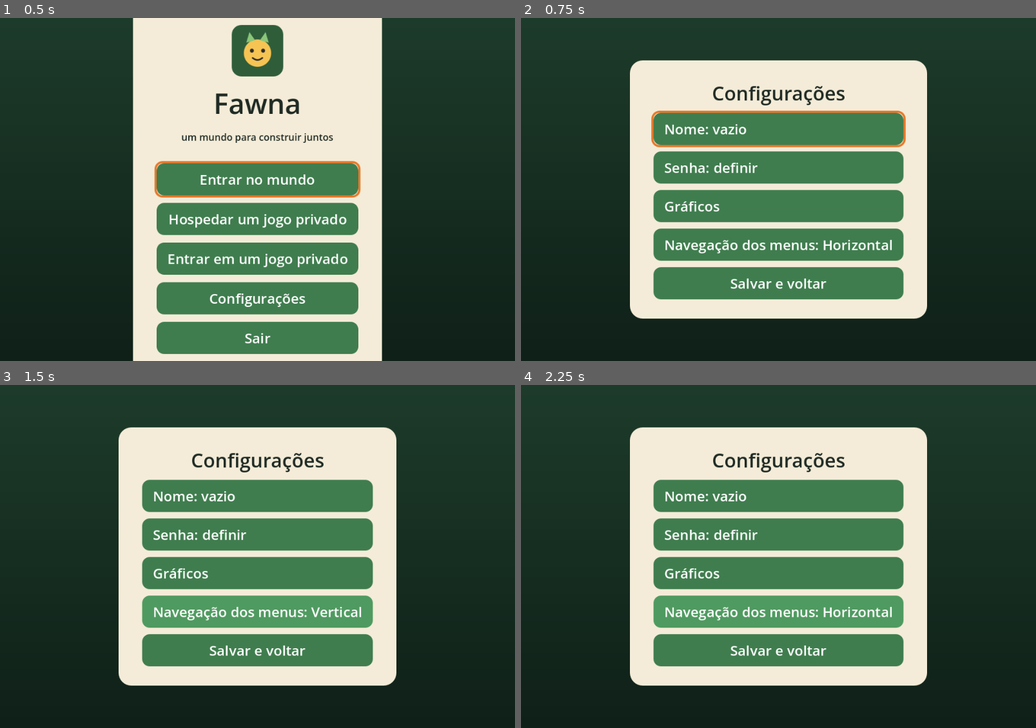
Above: before the commit, frames 1-4 (two rows, left to right).
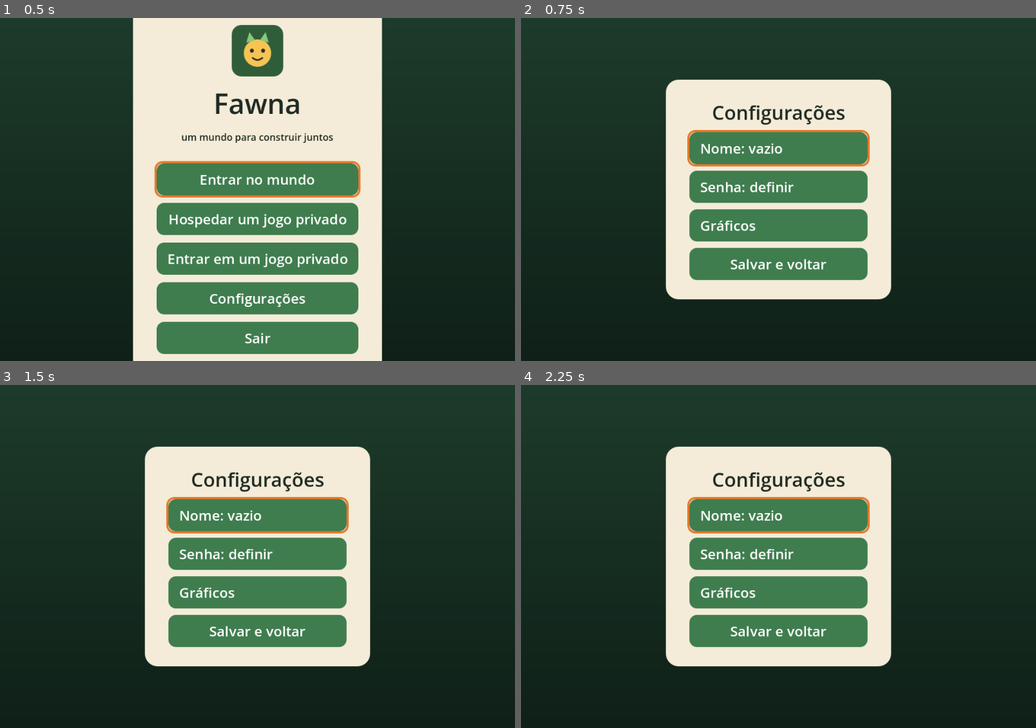
Above: after the commit, the same moments.

Repository: gogabs/fawna
Game: Godot game, scene res://scenes/updater.tscn
Same seed, same stepped clock (60 frames per second), same inputs: the game is played once before the commit and once after it.
Inputs (mouse positions are in pixels of both pictures, inside the frame that each line leads up to):
- Up to frame 1 (0.5 s): no input
- Up to frame 2 (0.75 s): click "Configurações" at 0.5 s
- Up to frame 3 (1.5 s): click (257, 611) at 1.25 s, where only the run before the commit has a clickable "Navegação dos menus: Horizont…"
- Up to frame 4 (2.25 s): click (778, 611) at 2 s, where only the run before the commit has a clickable "Navegação dos menus: Vertical"

Frame 1 is identical in both runs. In frame 2, 30% of the frame differs, in the area x 21-79%, y 12-88%; in frame 3, 29%; in frame 4, 32%.

Commit message:
Menus com navegação vertical fixa: cima/baixo escolhem, direita confirma, esquerda volta
Tira a escolha de orientação das Configurações. Os menus flutuam sobre o
jogo, então só as setas são do menu e o resto fica para o jogo.

Co-Authored-By: Claude Opus 5.5 <noreply@anthropic.com>
Claude-Session: https://claude.ai/code/session_011iJXkmVuVyAM4WHK5QK7ae

Diff:
--- a/autoload/net.gd
+++ b/autoload/net.gd
@@ -32,10 +32,6 @@
 ## VSync desligado por padrão: com ele, o leitor de tela pode receber o foco
 ## com segundos de atraso (ver scenes/main.gd). Escolhido em Opções.
 var vsync := false
-## Navegação dos menus (flutuante, Caminheiro, pilhas, principal e opções).
-## Horizontal (padrão): Esquerda/Direita navegam, Baixo volta, Cima confirma.
-## Vertical: Cima/Baixo navegam, Esquerda volta, Direita confirma.
-var vertical_nav := false
 ## Gráficos desligados: dentro do jogo, para de desenhar (a janela fica parada;
 ## som e fala continuam) e gasta bem menos processador. Escolhido em Opções.
 var graphics_off := false
@@ -90,7 +86,6 @@
 	shadows = config.get_value("video", "sombras", shadows)
 	msaa = config.get_value("video", "antisserrilhamento", msaa)
 	glow = config.get_value("video", "brilho", glow)
-	vertical_nav = config.get_value("controles", "navegacao_vertical", vertical_nav)
 
 
 func save_settings() -> void:
@@ -102,7 +97,6 @@
 	config.set_value("video", "sombras", shadows)
 	config.set_value("video", "antisserrilhamento", msaa)
 	config.set_value("video", "brilho", glow)
-	config.set_value("controles", "navegacao_vertical", vertical_nav)
 	config.save(SETTINGS_PATH)
 
 
--- a/client/floating_menu.gd
+++ b/client/floating_menu.gd
@@ -3,10 +3,8 @@
 ## Menu flutuante das setas, sempre ativo durante o jogo (as setas não
 ## movem a criatura; quem anda é W/A/S/D e quem gira é Q/E).
 ##
-## A orientação das setas é a das opções (Net.vertical_nav, ver MenuNav):
-##   Horizontal (padrão): Esquerda/Direita passam pelas opções do nível
-##     atual, Cima confirma (entra na opção ou executa), Baixo volta um nível
-##   Vertical: Cima/Baixo passam pelas opções, Direita confirma, Esquerda volta
+## Setas (ver MenuNav): Cima/Baixo passam pelas opções do nível atual,
+## Direita confirma (entra na opção ou executa) e Esquerda volta um nível.
 ##
 ## Cada opção é um dicionário com "label" e uma destas chaves:
 ##   "open": Callable que devolve as opções do submenu (Array de opções)
@@ -16,7 +14,7 @@
 ## Opcionais: "close" (com "run": fecha o menu depois, para o fim de um fluxo), "empty" (o que dizer se o submenu vier vazio) e os sons do
 ## submenu, no lugar dos genéricos: "open_sound" (ao entrar, em vez de
 ## "abrir"), "move_sound" (ao passar pelas opções, em vez de "mover") e
-## "close_sound" (ao sair com Baixo, em vez de "fechar").
+## "close_sound" (ao sair com Esquerda, em vez de "fechar").
 ## press() devolve o texto a falar; quem usa o menu (o jogo) fala e toca os
 ## sons de interface.
 
--- a/client/menu_nav.gd
+++ b/client/menu_nav.gd
@@ -1,10 +1,13 @@
 class_name MenuNav
 extends RefCounted
 ## Navegação dos menus por setas, igual em todos (flutuante, Caminheiro,
-## pilhas, principal e opções). A orientação vem de Net.vertical_nav:
+## pilhas, principal e opções). Sempre vertical, como uma árvore de pastas:
 ##
-##   Horizontal (padrão): Esquerda/Direita navegam, Cima confirma, Baixo volta
-##   Vertical:            Cima/Baixo navegam, Direita confirma, Esquerda volta
+##   Cima/Baixo navegam, Direita confirma (ou entra), Esquerda volta
+##
+## Só as setas: os menus flutuam sobre o jogo, que segue rodando, então
+## nenhuma outra tecla (nem Enter) é do menu; todas ficam livres para o jogo.
+## Com gamepad, cabe inteiro no direcional.
 ##
 ## Resultado: "anterior", "proximo", "confirmar" ou "voltar".
 
@@ -14,21 +17,12 @@
 
 
 ## direction: "cima", "baixo", "esquerda" ou "direita".
-static func action(direction: String, vertical: Variant = null) -> String:
-	if vertical == null:
-		vertical = _vertical()
-	if vertical:
-		match direction:
-			"cima": return "anterior"
-			"baixo": return "proximo"
-			"esquerda": return "voltar"
-			"direita": return "confirmar"
-	else:
-		match direction:
-			"esquerda": return "anterior"
-			"direita": return "proximo"
-			"cima": return "confirmar"
-			"baixo": return "voltar"
+static func action(direction: String) -> String:
+	match direction:
+		"cima": return "anterior"
+		"baixo": return "proximo"
+		"esquerda": return "voltar"
+		"direita": return "confirmar"
 	return ""
 
 
@@ -47,18 +41,5 @@
 
 
 ## Como usar as setas, para falar.
-static func help(vertical: Variant = null) -> String:
-	if vertical == null:
-		vertical = _vertical()
-	if vertical:
-		return "Cima e baixo escolhem, seta para a direita confirma e seta para a esquerda volta."
-	return "Esquerda e direita escolhem, seta para cima confirma e seta para baixo volta."
-
-
-## A orientação escolhida nas Opções (Net.vertical_nav). Procurada pela árvore,
-## e não pelo nome do autoload, para os testes que rodam sem os autoloads
-## (godot --script) conseguirem compilar os menus.
-static func _vertical() -> bool:
-	var tree := Engine.get_main_loop() as SceneTree
-	var net: Node = tree.root.get_node_or_null("Net") if tree != null else null
-	return bool(net.get("vertical_nav")) if net != null else false
+static func help() -> String:
+	return "Cima e baixo escolhem, seta para a direita confirma e seta para a esquerda volta."
--- a/client/sound_bank.gd
+++ b/client/sound_bank.gd
@@ -190,7 +190,7 @@
 	return _cache["chime"]
 
 
-## Limite do menu flutuante (Baixo já na raiz): notinha descendente rápida de
+## Limite do menu flutuante (Esquerda já na raiz): notinha descendente rápida de
 ## interface, sem nada de colisão.
 static func ui_limit() -> AudioStreamWAV:
 	if not _cache.has("ui_limit"):
--- a/client/sounds.gd
+++ b/client/sounds.gd
@@ -458,7 +458,7 @@
 	return _pick_first("ui_abrir")
 
 
-## Baixo na raiz do menu: nada mais para voltar. Neutro, de interface.
+## Esquerda na raiz do menu: nada mais para voltar. Neutro, de interface.
 static func ui_limit() -> AudioStream:
 	return _pick_first("ui_limite", SoundBank.ui_limit)
 
--- a/scenes/main.gd
+++ b/scenes/main.gd
@@ -4,8 +4,8 @@
 ## Usa nós nativos do Godot, que o leitor de tela lê sozinho (Godot 4.5+).
 ## Sem leitor de tela, anunciamos o foco com a fala do jogo.
 ##
-## A navegação é só por setas (sem Tab), na orientação escolhida em Opções
-## (ver MenuNav): escolher, confirmar e voltar. As setas são tratadas aqui, não
+## A navegação é só por setas (sem Tab nem Enter), sempre vertical (ver
+## MenuNav): cima e baixo escolhem, direita confirma e esquerda volta. As setas são tratadas aqui, não
 ## pela navegação de foco do Godot, que perdia o foco na primeira opção.
 ## Campos de texto são MenuTextField: na navegação mostram "Nome: valor" e
 ## só abrem o campo de digitar ao confirmar.
@@ -42,7 +42,6 @@
 @onready var shadows_check: CheckButton = %ShadowsCheck
 @onready var msaa_button: Button = %MsaaButton
 @onready var glow_check: CheckButton = %GlowCheck
-@onready var nav_button: Button = %NavButton
 @onready var back_button: Button = %BackButton
 @onready var ui_sound: AudioStreamPlayer = %UiSound
 
@@ -100,10 +99,9 @@
 	shadows_check.toggled.connect(_on_shadows_toggled)
 	msaa_button.pressed.connect(_on_msaa_pressed)
 	glow_check.toggled.connect(_on_glow_toggled)
-	nav_button.pressed.connect(_on_nav_pressed)
-	for control: Control in [connect_button, host_button, join_button, options_button, quit_button, name_field.nav_control(), password_field.nav_control(), ip_field.nav_control(), graphics_button, graphics_back_button, preset_button, vsync_check, shadows_check, msaa_button, glow_check, nav_button, back_button, rescan_button, join_back_button]:
+	for control: Control in [connect_button, host_button, join_button, options_button, quit_button, name_field.nav_control(), password_field.nav_control(), ip_field.nav_control(), graphics_button, graphics_back_button, preset_button, vsync_check, shadows_check, msaa_button, glow_check, back_button, rescan_button, join_back_button]:
 		control.focus_entered.connect(_on_focus.bind(control))
-	for button: Button in [connect_button, host_button, join_button, options_button, quit_button, back_button, nav_button, rescan_button, join_back_button, preset_button, msaa_button, graphics_button, graphics_back_button]:
+	for button: Button in [connect_button, host_button, join_button, options_button, quit_button, back_button, rescan_button, join_back_button, preset_button, msaa_button, graphics_button, graphics_back_button]:
 		button.pressed.connect(_play.bind(Sounds.ui_confirm()))
 
 	_show_main(false)
@@ -260,7 +258,6 @@
 	password_field.value = Net.password
 	vsync_check.set_pressed_no_signal(Net.vsync)
 	_refresh_graphics()
-	_refresh_nav_button()
 	main_page.hide()
 	options_page.show()
 	Speech.say("Configurações.", true)
@@ -333,21 +330,6 @@
 	msaa_button.text = "Antisserrilhamento: %s" % ("Desligado" if Net.msaa == 0 else "%dx" % Net.msaa)
 	shadows_check.set_pressed_no_signal(Net.shadows)
 	glow_check.set_pressed_no_signal(Net.glow)
-
-
-func _on_nav_pressed() -> void:
-	Net.vertical_nav = not Net.vertical_nav
-	_refresh_nav_button()
-	# Aplica na hora, no menu e no jogo; salva ao sair de Opções.
-	Speech.say("Navegação %s. %s" % [_nav_name(), MenuNav.help()])
-
-
-func _nav_name() -> String:
-	return "vertical" if Net.vertical_nav else "horizontal"
-
-
-func _refresh_nav_button() -> void:
-	nav_button.text = "Navegação dos menus: %s" % _nav_name().capitalize()
 
 
 func _say_editing() -> void:
--- a/scenes/main.tscn
+++ b/scenes/main.tscn
@@ -124,12 +124,6 @@
 text = "Gráficos"
 alignment = 0
 
-[node name="NavButton" type="Button" parent="Center/Card/Pages/OptionsPage"]
-unique_name_in_owner = true
-layout_mode = 2
-text = "Navegação dos menus: Horizontal"
-alignment = 0
-
 [node name="BackButton" type="Button" parent="Center/Card/Pages/OptionsPage"]
 unique_name_in_owner = true
 layout_mode = 2
--- a/tests/test_bag.gd
+++ b/tests/test_bag.gd
@@ -90,11 +90,11 @@
 		{"label": "Equipamento", "open": func(): return [], "empty": "mãos livres"},
 	]
 	var menu := FloatingMenu.new(root)
-	_check(menu.press("cima") == "Bolsa. Argila, 2", "cima entra na bolsa")
-	_check(menu.press("cima") == "Argila, 2" and menu.depth() == 2, "item sem ação repete o nome e fica na bolsa")
+	_check(menu.press("direita") == "Bolsa. Argila, 2", "direita entra na bolsa")
+	_check(menu.press("direita") == "Argila, 2" and menu.depth() == 2, "item sem ação repete o nome e fica na bolsa")
+	menu.press("esquerda")
 	menu.press("baixo")
-	menu.press("direita")
-	_check(menu.press("cima") == "Equipamento: mãos livres.", "equipamento vazio diz mãos livres")
+	_check(menu.press("direita") == "Equipamento: mãos livres.", "equipamento vazio diz mãos livres")
 
 
 ## Quando o item em foco some, o foco sobe ao menu pai mais próximo que existe.
@@ -102,9 +102,9 @@
 	var bag := {"madeira_media": 2, "argila": 1}
 	var root := func() -> Array: return [{"label": "Bolsa", "open": func() -> Array: return _bag_menu(bag)}]
 	var menu := FloatingMenu.new(root)
-	menu.press("cima")  # Bolsa
-	menu.press("cima")  # Lenha, ou o item em foco
-	menu.press("cima")  # ações do item
+	menu.press("direita")  # Bolsa
+	menu.press("direita")  # Lenha, ou o item em foco
+	menu.press("direita")  # ações do item
 	_check(menu.depth() == 4, "desceu até as ações (profundidade %d)" % menu.depth())
 	bag.erase("madeira_media")
 	_check(menu.sync() != "" and menu.depth() == 2, "sem o item, o foco volta à bolsa (profundidade %d)" % menu.depth())
--- a/tests/test_caminheiro.gd
+++ b/tests/test_caminheiro.gd
@@ -179,16 +179,16 @@
 				items.append({"label": "Apagar o cristal", "run": func(): lit[0] = false; return "apagou"})
 			return items}]
 	var menu := FloatingMenu.new(root)
-	_check(menu.press("direita") == "Caminheiro", "com uma opção só, a navegação repete o nome")
-	_check(menu.press("cima") == "Caminheiro. Centro", "cima entra no Caminheiro")
+	_check(menu.press("baixo") == "Caminheiro", "com uma opção só, a navegação repete o nome")
+	_check(menu.press("direita") == "Caminheiro. Centro", "direita entra no Caminheiro")
 	_check(menu.depth() == 2, "deveria estar no submenu")
-	_check(menu.press("cima") == "rumo ao Centro" and ran == ["Centro"], "cima no Centro acende o cristal")
+	_check(menu.press("direita") == "rumo ao Centro" and ran == ["Centro"], "direita no Centro acende o cristal")
 	_check(menu.depth() == 2, "depois de executar, o menu continua onde está")
-	_check(menu.press("direita") == "Apagar o cristal, 2 de 2", "aceso, aparece a opção de apagar")
-	_check(menu.press("baixo") == "Caminheiro", "baixo volta")
+	_check(menu.press("baixo") == "Apagar o cristal, 2 de 2", "aceso, aparece a opção de apagar")
+	_check(menu.press("esquerda") == "Caminheiro", "esquerda volta")
 	var limits := [0]
 	menu.sound.connect(func(kind: String): limits[0] += 1 if kind == "limite" else 0)
-	_check(menu.press("baixo") == "" and limits[0] == 1, "baixo no começo só toca o som de limite")
+	_check(menu.press("esquerda") == "" and limits[0] == 1, "esquerda no começo só toca o som de limite")
 
 
 ## Menu Recursos: o cristal leva até o coletável mais próximo de cada tipo,
@@ -251,14 +251,14 @@
 				items.append({"label": "Apagar o cristal", "run": func(): lit[0] = ""; return "apagou"})
 			return items}]
 	var menu := FloatingMenu.new(root)
-	menu.press("cima")
-	menu.press("cima")
 	menu.press("direita")
-	_check(menu.press("cima") == "pedras Pedras" and menu.depth() == 3, "escolher um recurso deixa o foco no lugar")
+	menu.press("direita")
+	menu.press("baixo")
+	_check(menu.press("direita") == "pedras Pedras" and menu.depth() == 3, "escolher um recurso deixa o foco no lugar")
 	_check(menu.current_label() == "Pedras", "o foco continua em Pedras")
-	_check(menu.press("cima") == "pedras " and lit[0] == "", "escolher de novo o mesmo destino apaga")
-	menu.press("cima")
-	_check(menu.press("baixo") == "Recursos, 1 de 2", "voltando, o nível de cima é recarregado com Apagar o cristal")
+	_check(menu.press("direita") == "pedras " and lit[0] == "", "escolher de novo o mesmo destino apaga")
+	menu.press("direita")
+	_check(menu.press("esquerda") == "Recursos, 1 de 2", "voltando, o nível de cima é recarregado com Apagar o cristal")
 
 
 func _test_contract() -> void:
@@ -305,17 +305,17 @@
 	var nouns := func() -> Array:
 		return [{"label": "Vale", "open": adjectives.bind("Vale")}, {"label": "Refúgio", "open": adjectives.bind("Refúgio")}]
 	var menu := FloatingMenu.new(func() -> Array: return [{"label": "Caminheiro", "info": "x"}, {"label": "Bolsa", "info": "y"}])
+	menu.press("baixo")
+	_check(menu.open_at("Nome do povoado, primeira palavra", nouns) == "Nome do povoado, primeira palavra. Vale, 1 de 2", "abre na lista de substantivos")
+	_check(menu.press("baixo") == "Refúgio, 2 de 2", "cima e baixo passam pelos substantivos")
+	_check(menu.press("direita") == "Refúgio. Refúgio Sombrio, 1 de 2", "confirmar mostra os adjetivos já com o substantivo")
+	_check(menu.press("esquerda") == "Refúgio, 2 de 2", "esquerda volta aos substantivos")
 	menu.press("direita")
-	_check(menu.open_at("Nome do povoado, primeira palavra", nouns) == "Nome do povoado, primeira palavra. Vale, 1 de 2", "abre na lista de substantivos")
-	_check(menu.press("direita") == "Refúgio, 2 de 2", "esquerda e direita passam pelos substantivos")
-	_check(menu.press("cima") == "Refúgio. Refúgio Sombrio, 1 de 2", "confirmar mostra os adjetivos já com o substantivo")
-	_check(menu.press("baixo") == "Refúgio, 2 de 2", "baixo volta aos substantivos")
-	menu.press("cima")
+	menu.press("baixo")
 	menu.press("direita")
-	menu.press("cima")
 	_check(chosen[0] == "Refúgio Antigo" and menu.depth() == 1, "confirmar o adjetivo escolhe o nome e fecha o menu")
 	menu.open_at("Nome do povoado, primeira palavra", nouns)
-	_check(menu.press("baixo") == "Caminheiro, 1 de 2", "baixo na primeira lista desiste e volta ao menu das setas")
+	_check(menu.press("esquerda") == "Caminheiro, 1 de 2", "esquerda na primeira lista desiste e volta ao menu das setas")
 
 
 ## Mudança de região: só conta uma casa para dentro da região nova, para o
--- a/tests/test_menu_options.gd
+++ b/tests/test_menu_options.gd
@@ -25,15 +25,11 @@
 
 
 func _ready() -> void:
-	# Mapeamento puro.
-	_check(MenuNav.action("esquerda", false) == "anterior", "horizontal: esquerda anterior")
-	_check(MenuNav.action("direita", false) == "proximo", "horizontal: direita proximo")
-	_check(MenuNav.action("cima", false) == "confirmar", "horizontal: cima confirma")
-	_check(MenuNav.action("baixo", false) == "voltar", "horizontal: baixo volta")
-	_check(MenuNav.action("cima", true) == "anterior", "vertical: cima anterior")
-	_check(MenuNav.action("baixo", true) == "proximo", "vertical: baixo proximo")
-	_check(MenuNav.action("direita", true) == "confirmar", "vertical: direita confirma")
-	_check(MenuNav.action("esquerda", true) == "voltar", "vertical: esquerda volta")
+	# Mapeamento puro: sempre vertical.
+	_check(MenuNav.action("cima") == "anterior", "cima anterior")
+	_check(MenuNav.action("baixo") == "proximo", "baixo proximo")
+	_check(MenuNav.action("direita") == "confirmar", "direita confirma")
+	_check(MenuNav.action("esquerda") == "voltar", "esquerda volta")
 
 	# Menu principal: navegação só por setas, sem perder o foco.
 	var main: Control = load("res://scenes/main.tscn").instantiate()
@@ -42,74 +38,69 @@
 	await get_tree().process_frame
 	var vp := get_viewport()
 	_check(vp.gui_get_focus_owner() == main.connect_button, "foco inicial no primeiro botão")
-	await _key(KEY_LEFT)
-	_check(vp.gui_get_focus_owner() == main.quit_button, "esquerda na primeira opção vai para a última")
-	await _key(KEY_RIGHT)
-	_check(vp.gui_get_focus_owner() == main.connect_button, "direita volta à primeira")
+	await _key(KEY_UP)
+	_check(vp.gui_get_focus_owner() == main.quit_button, "cima na primeira opção vai para a última")
+	await _key(KEY_DOWN)
+	_check(vp.gui_get_focus_owner() == main.connect_button, "baixo volta à primeira")
 	await _key(KEY_TAB)
 	_check(vp.gui_get_focus_owner() == main.connect_button, "Tab não move o foco")
 	# Entrar, Hospedar, Entrar em jogo privado, Opções, Sair.
-	await _key(KEY_RIGHT)
-	_check(vp.gui_get_focus_owner() == main.host_button, "direita vai para Hospedar")
-	await _key(KEY_RIGHT)
-	_check(vp.gui_get_focus_owner() == main.join_button, "direita vai para Entrar em jogo privado")
-	await _key(KEY_RIGHT)
-	_check(vp.gui_get_focus_owner() == main.options_button, "direita vai para Configurações")
-	await _key(KEY_DOWN)  # voltar na página principal: nada acontece
-	_check(vp.gui_get_focus_owner() == main.options_button and main.main_page.visible, "baixo no principal não faz nada")
-	await _key(KEY_UP)  # confirmar
-	_check(main.options_page.visible, "cima abre as Configurações")
+	await _key(KEY_DOWN)
+	_check(vp.gui_get_focus_owner() == main.host_button, "baixo vai para Hospedar")
+	await _key(KEY_DOWN)
+	_check(vp.gui_get_focus_owner() == main.join_button, "baixo vai para Entrar em jogo privado")
+	await _key(KEY_DOWN)
+	_check(vp.gui_get_focus_owner() == main.options_button, "baixo vai para Configurações")
+	await _key(KEY_LEFT)  # voltar na página principal: nada acontece
+	_check(vp.gui_get_focus_owner() == main.options_button and main.main_page.visible, "esquerda no principal não faz nada")
+	await _key(KEY_RIGHT)  # confirmar
+	_check(main.options_page.visible, "direita abre as Configurações")
 	_check(vp.gui_get_focus_owner() == main.name_field.nav_control(), "foco no campo Nome")
 	_check(main.name_field.spoken() == "Nome: " + Net.player_name or Net.player_name.is_empty(), "navegação mostra Nome: valor")
-	await _key(KEY_UP)
+	await _key(KEY_RIGHT)
 	_check(main.name_field.is_editing(), "confirmar abre o campo de digitar")
-	await _key(KEY_LEFT)  # no campo, as setas não navegam o menu
+	await _key(KEY_UP)  # no campo, as setas não navegam o menu
 	_check(main.name_field.is_editing(), "seta no campo não sai da edição")
 	await _key(KEY_ESCAPE)
 	_check(not main.name_field.is_editing() and vp.gui_get_focus_owner() == main.name_field.nav_control(), "Esc cancela e devolve o foco")
+	await _key(KEY_DOWN)
+	_check(vp.gui_get_focus_owner() == main.password_field.nav_control(), "baixo: Senha")
+	_check(not main.password_field.spoken().contains(Net.password) or Net.password.is_empty(), "a senha não aparece na fala")
+	await _key(KEY_DOWN)
+	_check(vp.gui_get_focus_owner() == main.graphics_button, "baixo: categoria Gráficos")
 	await _key(KEY_RIGHT)
-	_check(vp.gui_get_focus_owner() == main.password_field.nav_control(), "direita: Senha")
-	_check(not main.password_field.spoken().contains(Net.password) or Net.password.is_empty(), "a senha não aparece na fala")
+	_check(main.graphics_page.visible and vp.gui_get_focus_owner() == main.preset_button, "direita abre Gráficos no preset")
 	await _key(KEY_RIGHT)
-	_check(vp.gui_get_focus_owner() == main.graphics_button, "direita: categoria Gráficos")
+	_check(Net.graphics_preset() == 2 and Net.shadows, "direita muda para Melhores gráficos")
+	await _key(KEY_RIGHT)
+	_check(Net.graphics_off, "direita de novo: Desativados")
+	await _key(KEY_RIGHT)
+	_check(Net.graphics_preset() == 1 and not Net.shadows, "e de novo: Mais desempenho")
+	await _key(KEY_DOWN)
+	_check(vp.gui_get_focus_owner() == main.vsync_check, "baixo: VSync")
+	await _key(KEY_DOWN)
+	_check(vp.gui_get_focus_owner() == main.shadows_check, "baixo: sombras")
+	await _key(KEY_DOWN)
+	_check(vp.gui_get_focus_owner() == main.msaa_button, "baixo: antisserrilhamento")
+	await _key(KEY_RIGHT)
+	_check(Net.msaa == 2 and Net.graphics_preset() == -1, "direita liga o antisserrilhamento e vira Personalizado")
+	await _key(KEY_RIGHT)
+	await _key(KEY_RIGHT)
+	_check(Net.msaa == 0, "2x, 4x e volta a desligado")
+	await _key(KEY_DOWN)
+	_check(vp.gui_get_focus_owner() == main.glow_check, "baixo: brilho")
+	await _key(KEY_DOWN)
+	_check(vp.gui_get_focus_owner() == main.graphics_back_button, "baixo: voltar de Gráficos")
+	await _key(KEY_RIGHT)
+	_check(main.options_page.visible and vp.gui_get_focus_owner() == main.graphics_button, "voltar de Gráficos devolve ao botão Gráficos")
+	await _key(KEY_DOWN)
+	_check(vp.gui_get_focus_owner() == main.back_button, "baixo: voltar (sem opção de orientação)")
+	await _key(KEY_DOWN)
+	_check(vp.gui_get_focus_owner() == main.name_field.nav_control(), "baixo no último dá a volta")
 	await _key(KEY_UP)
-	_check(main.graphics_page.visible and vp.gui_get_focus_owner() == main.preset_button, "cima abre Gráficos no preset")
-	await _key(KEY_UP)
-	_check(Net.graphics_preset() == 2 and Net.shadows, "cima muda para Melhores gráficos")
-	await _key(KEY_UP)
-	_check(Net.graphics_off, "cima de novo: Desativados")
-	await _key(KEY_UP)
-	_check(Net.graphics_preset() == 1 and not Net.shadows, "e de novo: Mais desempenho")
-	await _key(KEY_RIGHT)
-	_check(vp.gui_get_focus_owner() == main.vsync_check, "direita: VSync")
-	await _key(KEY_RIGHT)
-	_check(vp.gui_get_focus_owner() == main.shadows_check, "direita: sombras")
-	await _key(KEY_RIGHT)
-	_check(vp.gui_get_focus_owner() == main.msaa_button, "direita: antisserrilhamento")
-	await _key(KEY_UP)
-	_check(Net.msaa == 2 and Net.graphics_preset() == -1, "cima liga o antisserrilhamento e vira Personalizado")
-	await _key(KEY_UP)
-	await _key(KEY_UP)
-	_check(Net.msaa == 0, "2x, 4x e volta a desligado")
-	await _key(KEY_RIGHT)
-	_check(vp.gui_get_focus_owner() == main.glow_check, "direita: brilho")
-	await _key(KEY_RIGHT)
-	_check(vp.gui_get_focus_owner() == main.graphics_back_button, "direita: voltar de Gráficos")
-	await _key(KEY_UP)
-	_check(main.options_page.visible and vp.gui_get_focus_owner() == main.graphics_button, "voltar de Gráficos devolve ao botão Gráficos")
-	await _key(KEY_RIGHT)
-	_check(vp.gui_get_focus_owner() == main.nav_button, "direita: navegação")
-	await _key(KEY_UP)
-	_check(Net.vertical_nav, "cima alterna para vertical")
-	await _key(KEY_DOWN)
-	_check(vp.gui_get_focus_owner() == main.back_button, "vertical: baixo é próximo")
-	await _key(KEY_DOWN)
-	_check(vp.gui_get_focus_owner() == main.name_field.nav_control(), "vertical: baixo no último dá a volta")
-	await _key(KEY_UP)  # anterior (vertical)
-	_check(vp.gui_get_focus_owner() == main.back_button, "vertical: cima é anterior")
+	_check(vp.gui_get_focus_owner() == main.back_button, "cima no primeiro dá a volta")
 	await _key(KEY_LEFT)
-	_check(main.main_page.visible, "vertical: esquerda volta ao principal")
-	Net.vertical_nav = false
+	_check(main.main_page.visible, "esquerda volta ao principal")
 	Net.set_graphics_preset(1)
 	Net.save_settings()  # o teste salvou as Opções; desfaz
 	if _failures == 0:
